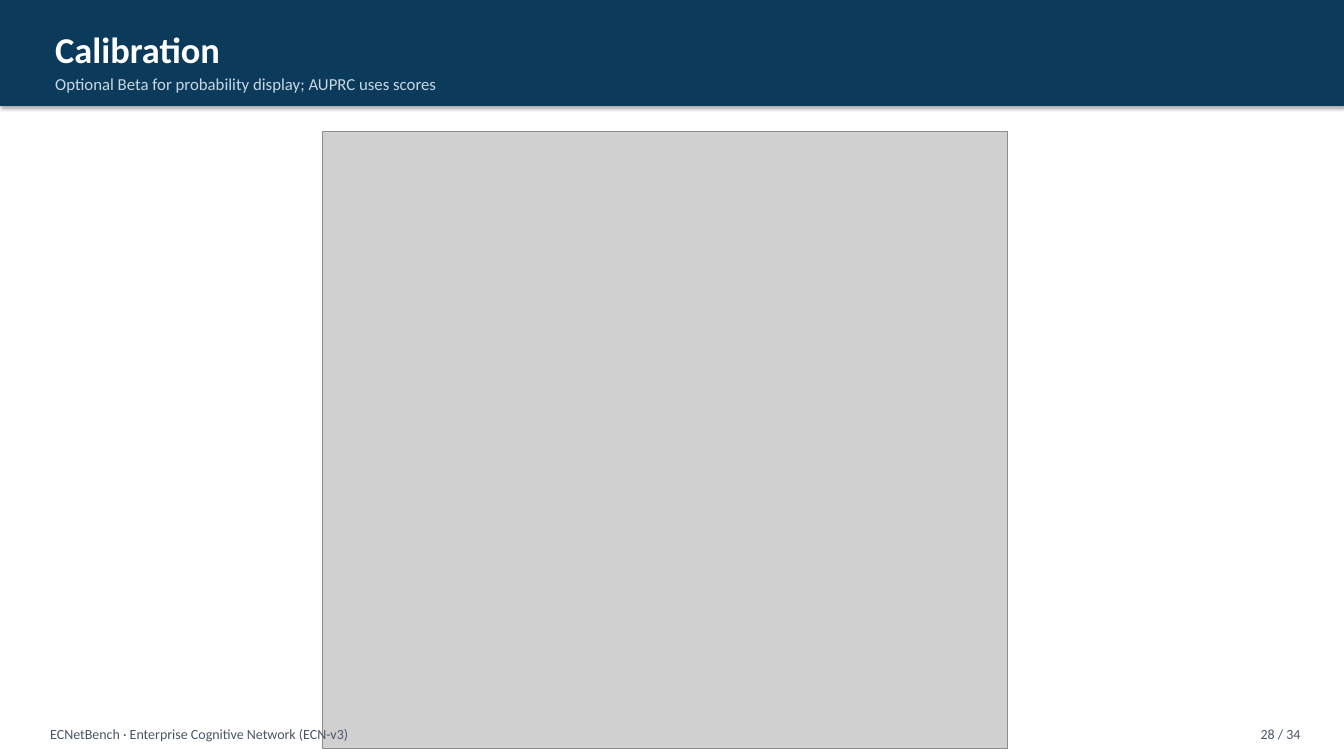
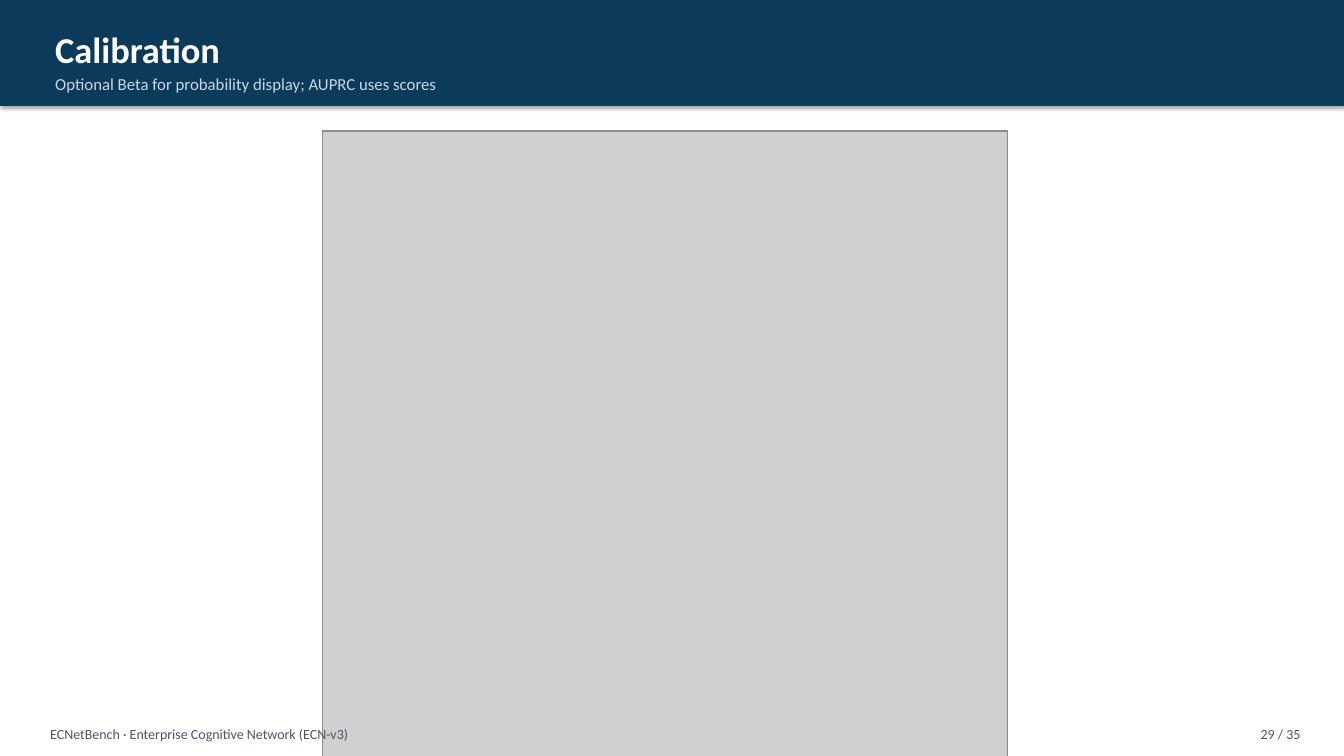
Before and after one commit to Audrey2023uh/Network-Multi-Agent, a slide deck: slide 29 of presentation/Network_Journal_Presentation.pptx (slide 28 before the commit). Drawn at 1344x756 pixels with LibreOffice and Linux fonts; fonts in the diff are those of the drawing; grey boxes stand for pictures. Boxes give left, top, right and bottom in pixels: in the first picture for what was removed or moved away, otherwise in the second. Text is boxed around its words. In the diff, an @@ line names an element or a change of style, - is before the commit and + after.

```diff
--- a/presentation/Network_Journal_Presentation.pptx
+++ b/presentation/Network_Journal_Presentation.pptx
@@ picture: place and size @@
-picture at <box>323,131,1008,749</box>
+picture at <box>323,131,1008,756</box>
@@ text at <box>1261,730,1300,739</box>: text changed @@
-28 / 34
+29 / 35
```
Also in this commit, not shown: 32 other slides changed, 1 slide added, 18 other files.
